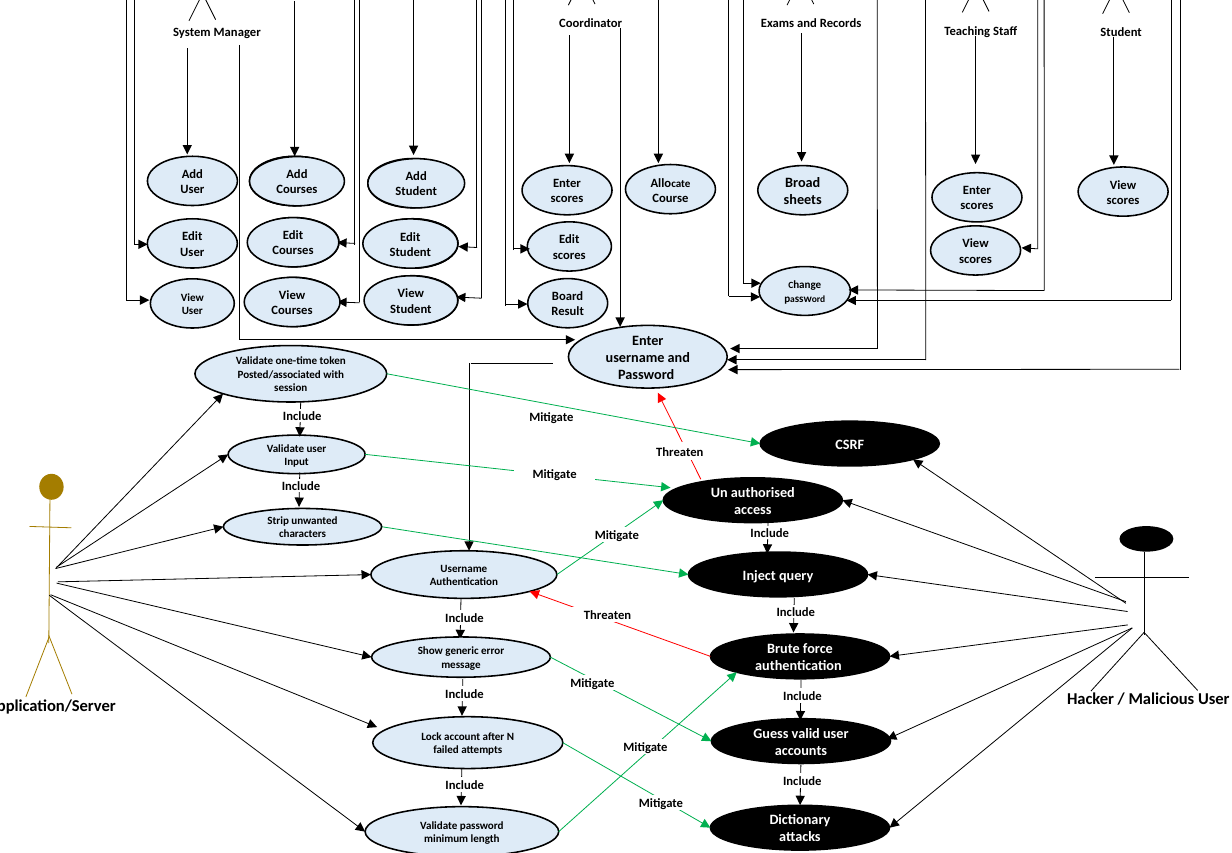
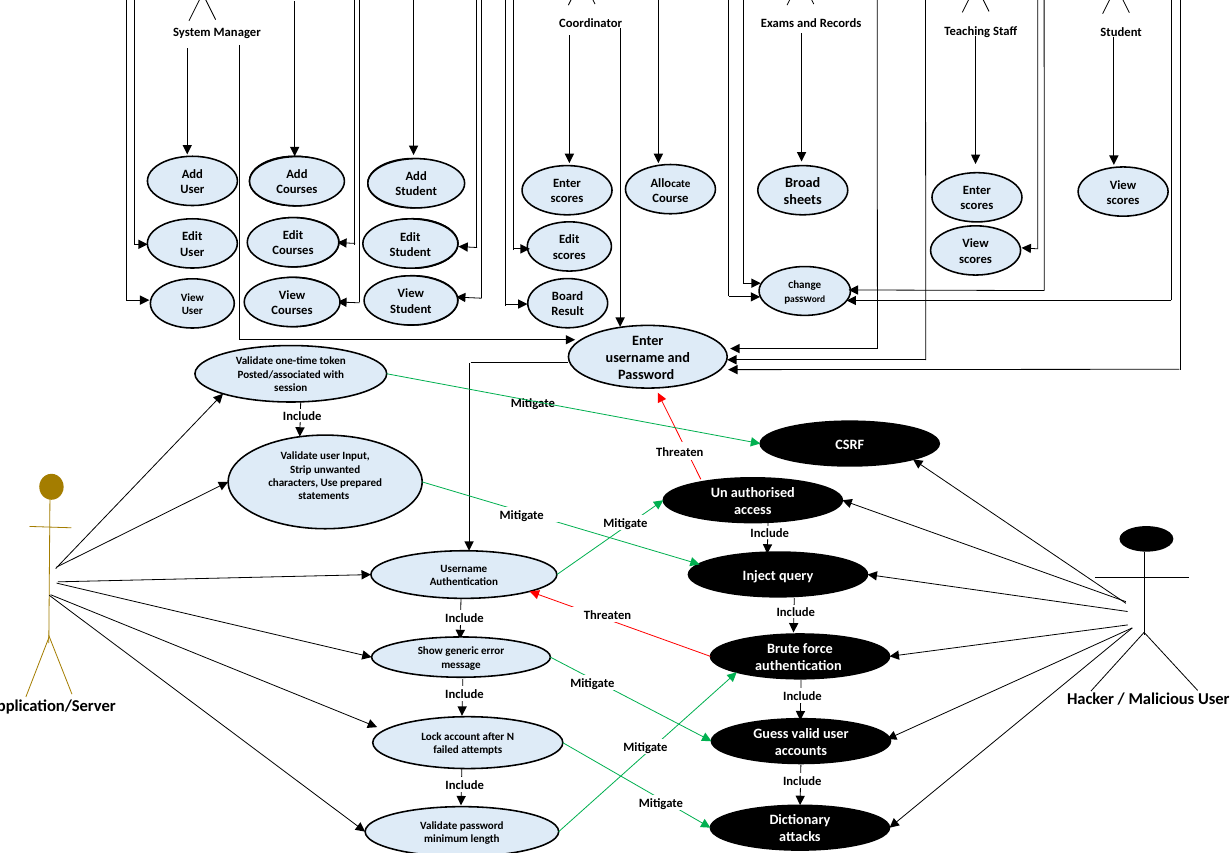
Before and after one commit to ibmohammed/Compute, a slide deck: slide 1 of MSc Work/MSC_Project/Usecase diagram.pptx. Drawn at 1232x853 pixels with LibreOffice and Linux fonts; fonts in the diff are those of the drawing. Boxes give left, top, right and bottom in pixels: in the first picture for what was removed or moved away, otherwise in the second. Text is boxed around its words. In the diff, an @@ line names an element or a change of style, - is before the commit and + after.

Commit message:
usecase edited, Ethic forms corrected, prepared statments added to pages

```diff
--- a/MSc Work/MSC_Project/Usecase diagram.pptx
+++ b/MSc Work/MSC_Project/Usecase diagram.pptx
@@ line moved from (471, 363) - (553, 363) to (471, 362) - (569, 362) @@
@@ rectangle "Mitigate": place and size @@
-rectangle "Mitigate" at (512, 411, 592, 424)
+rectangle "Mitigate" at (494, 396, 573, 410)
@@ ellipse "Validate user Input,": place and size @@
-ellipse "Validate user Input," at (229, 436, 365, 474)
+ellipse "Validate user Input," at (229, 436, 423, 529)
@@ text in ellipse at (268, 451, 382, 499): text changed @@
-Validate user Input
+Validate user Input,
+Strip unwanted characters, Use prepared statements
@@ arrow moved from (57, 568) - (229, 454) to (57, 568) - (229, 482) @@
@@ group removed at (56, 472, 688, 574): 3 arrows, 1 ellipse, 1 rectangle @@
-Strip unwanted characters
-Include
@@ arrow moved from (365, 454) - (671, 488) to (422, 482) - (700, 564) @@
@@ rectangle "Mitigate": place and size @@
-rectangle "Mitigate" at (515, 468, 595, 481)
+rectangle "Mitigate" at (482, 507, 562, 521)
@@ rectangle "Mitigate": place and size @@
-rectangle "Mitigate" at (578, 528, 658, 541)
+rectangle "Mitigate" at (586, 516, 665, 530)
```
Also in this commit, not shown: 14 other files.
